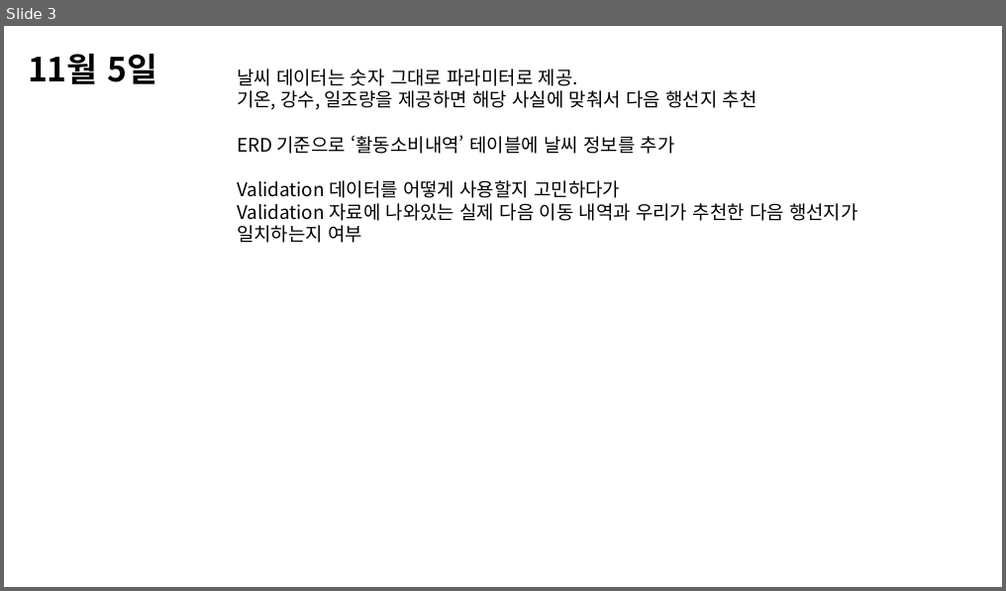
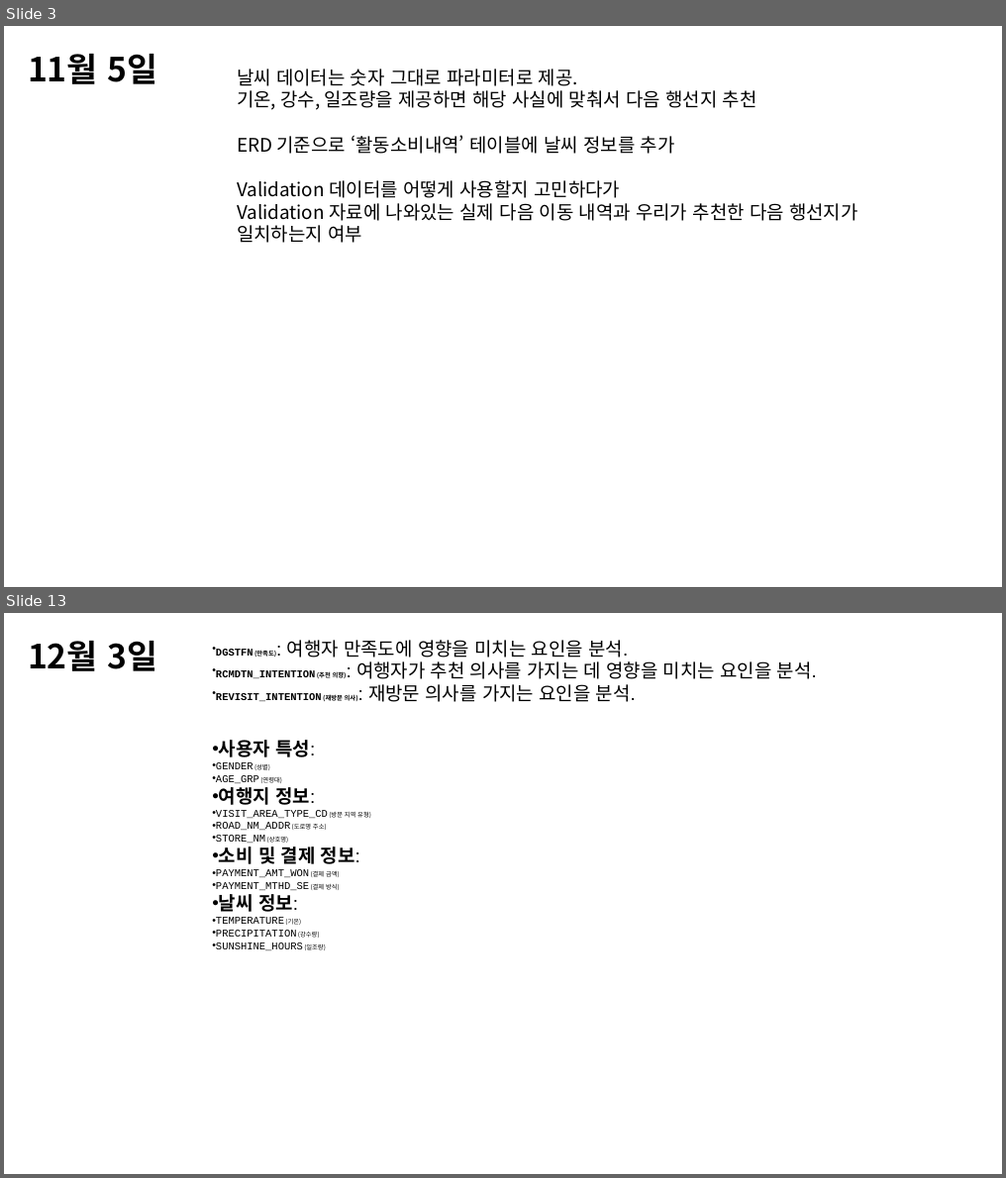
Before and after one commit to higun295/ApprenticeProject, a slide deck: Project_20241105.pptx. Shown one above the other, each under a label of ours: slide 3 before the commit, slides 3 and 13 after it; the slides between them are not shown. The pictures are 1006x591 and 1006x1178 pixels, drawn with LibreOffice and Linux fonts; fonts in the diff are those of the drawing. Boxes give left, top, right and bottom in pixels: in the first picture for what was removed or moved away, otherwise in the second. Text is boxed around its words. In the diff, an @@ line names an element or a change of style, - is before the commit and + after.

```diff
--- a/Project_20241105.pptx
+++ b/Project_20241105.pptx
@@ slide 13 added at <box>4,613,1002,1174</box>, background #FFFFFF @@
@@ text added at <box>28,641,157,671</box>, 32 pt, text #000000, bold @@
+12월 3일
@@ text added at <box>216,640,817,702</box>, 18 pt, text #000000 @@
+• DGSTFN (만족도): 여행자 만족도에 영향을 미치는 요인을 분석.
+• RCMDTN_INTENTION (추천 의향): 여행자가 추천 의사를 가지는 데 영향을 미치는 요인을 분석.
+• REVISIT_INTENTION (재방문 의사): 재방문 의사를 가지는 요인을 분석.
@@ text added at <box>216,740,371,951</box>, 10 pt, text #000000 @@
+• 사용자 특성:
+• GENDER (성별)
+• AGE_GRP (연령대)
+• 여행지 정보:
+• VISIT_AREA_TYPE_CD (방문 지역 유형)
+• ROAD_NM_ADDR (도로명 주소)
+• STORE_NM (상호명)
+• 소비 및 결제 정보:
+• PAYMENT_AMT_WON (결제 금액)
+• PAYMENT_MTHD_SE (결제 방식)
+• 날씨 정보:
+• TEMPERATURE (기온)
+• PRECIPITATION (강수량)
+• SUNSHINE_HOURS (일조량)
```
Also in this commit, not shown: 3 slides changed, 7 other slides added, 1 slide removed, 21 other files.
